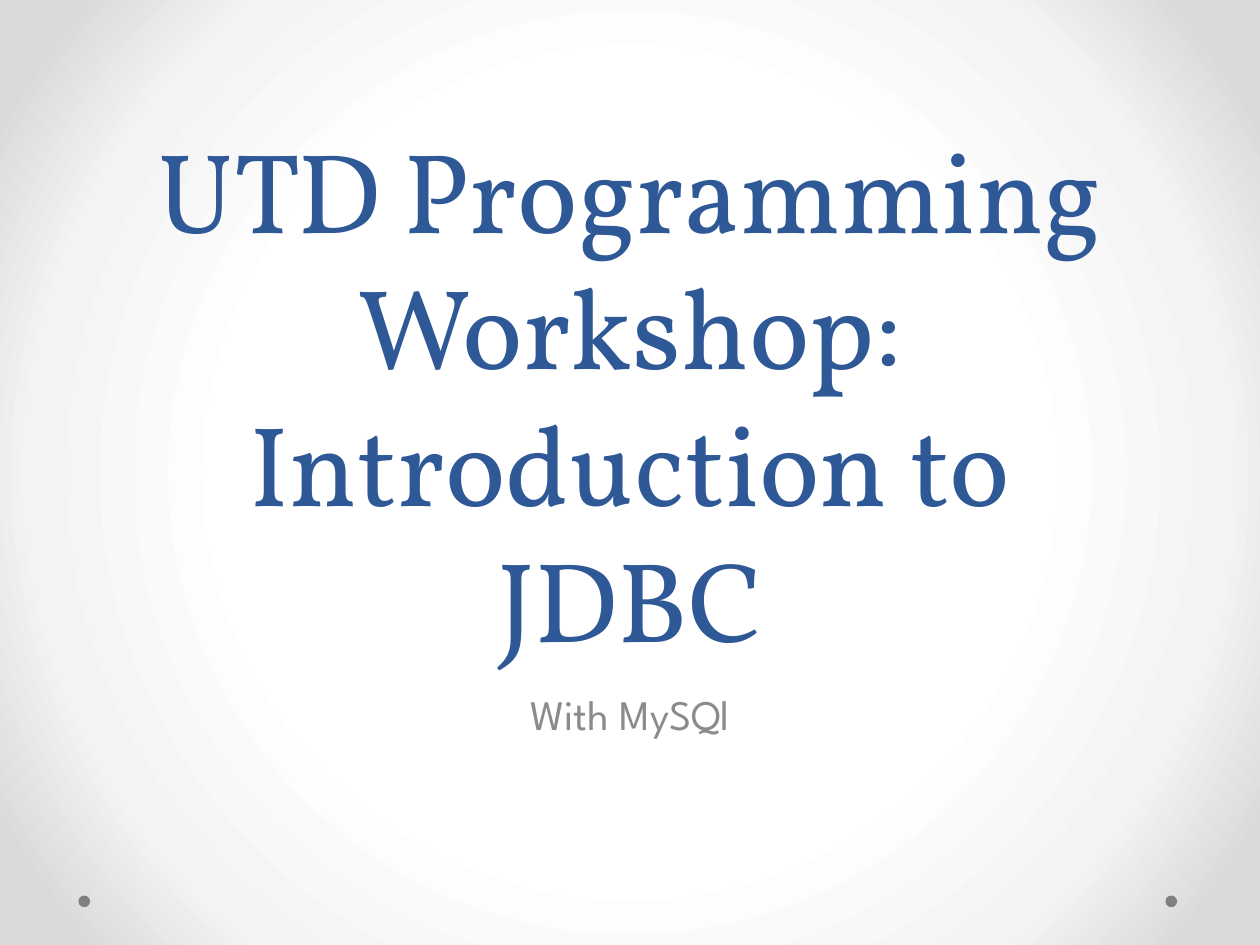
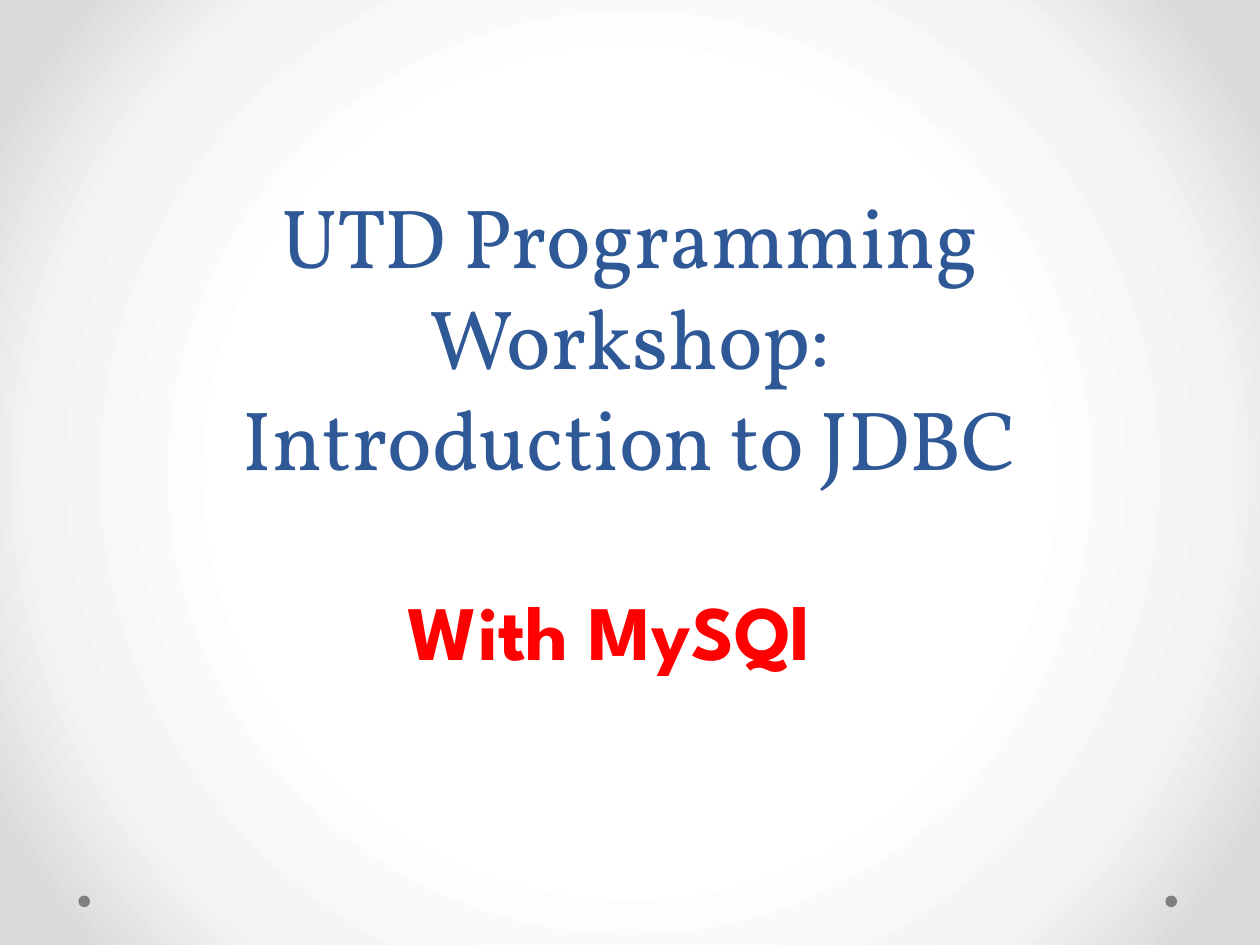
Before and after one commit to srinivasnangunuri/GitRep, a slide deck: slide 1 of JDBC/Introduction to JDBC.pptx. Drawn at 1260x945 pixels with LibreOffice and Linux fonts; fonts in the diff are those of the drawing. Boxes give left, top, right and bottom in pixels: in the first picture for what was removed or moved away, otherwise in the second. Text is boxed around its words. In the diff, an @@ line names an element or a change of style, - is before the commit and + after.

```diff
--- a/JDBC/Introduction to JDBC.pptx
+++ b/JDBC/Introduction to JDBC.pptx
@@ title "UTD Programming Workshop: Introduction to ..." at [243, 209, 1017, 491]: size 65 to 48 pt @@
@@ subtitle "With MySQl": place and size @@
-subtitle "With MySQl" at [530, 701, 730, 739]
+subtitle "With MySQl" at [408, 607, 810, 676]
@@ subtitle "With MySQl" at [408, 607, 810, 676]: size 24 to 44 pt, text colour #8C8C8C to #FF0000, bold on; more space between paragraphs @@
```
Also in this commit, not shown: 18 other slides changed, 1 slide added, 1 other file.
